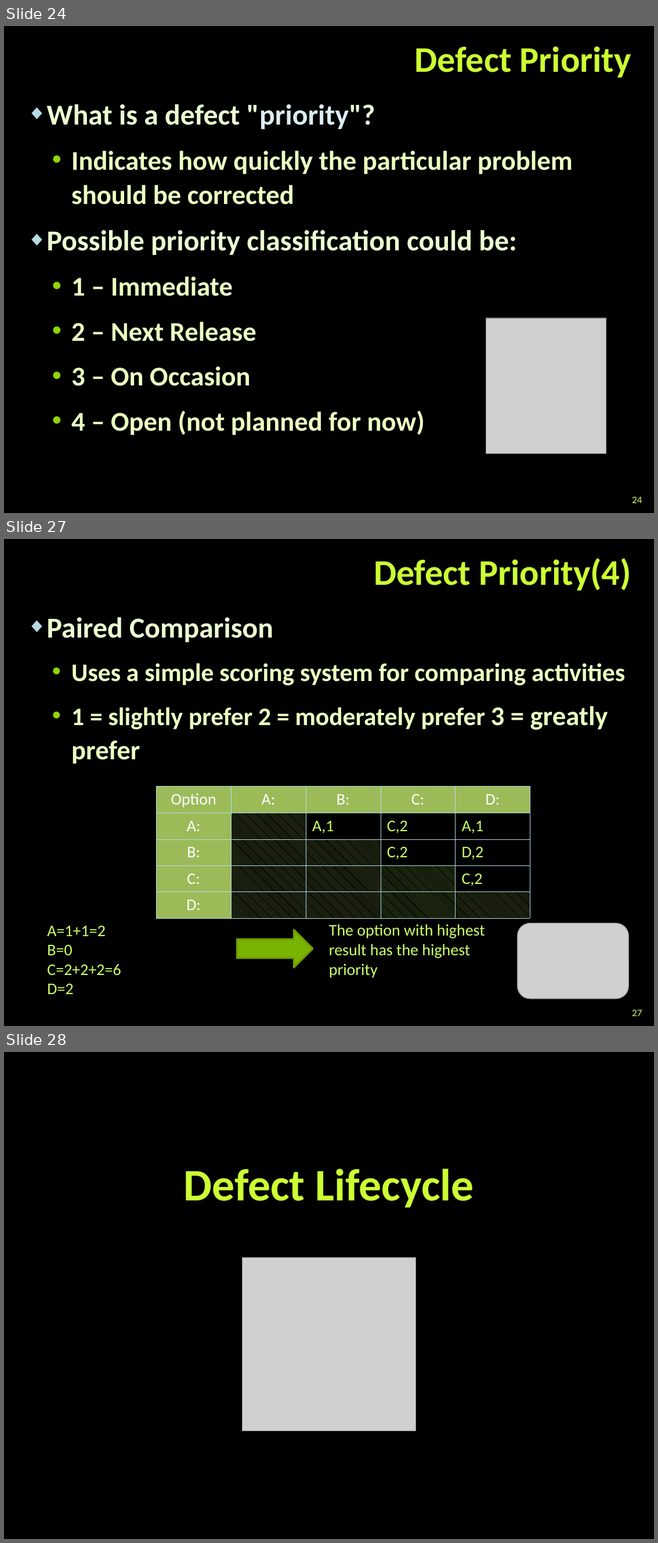
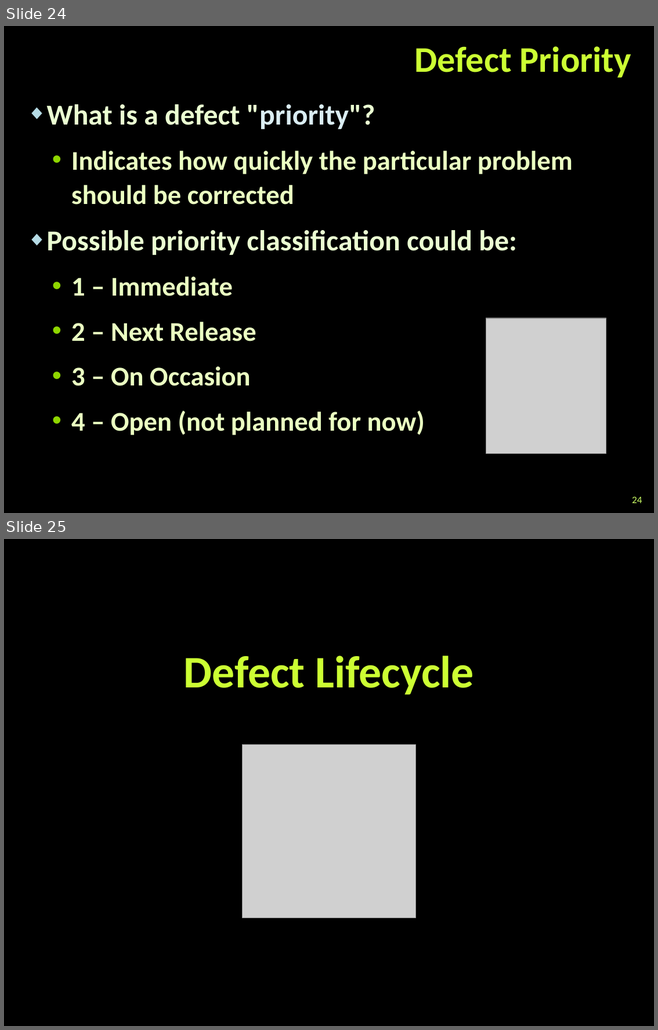
Before and after one commit to TelerikAcademy/QA-Academy, a slide deck: 06. Incident Management/Incident Management.pptx. Shown one above the other, each under a label of ours: slides 24, 27 and 28 before the commit, slides 24 and 25 after it; the slides between them are not shown. The pictures are 658x1543 and 658x1030 pixels, drawn with LibreOffice and Linux fonts; fonts in the diff are those of the drawing; grey boxes stand for pictures; background and template pictures are left out. Boxes give left, top, right and bottom in pixels: in the first picture for what was removed or moved away, otherwise in the second. Text is boxed around its words. In the diff, an @@ line names an element or a change of style, - is before the commit and + after.

```diff
--- a/06. Incident Management/Incident Management.pptx
+++ b/06. Incident Management/Incident Management.pptx
@@ slide 27 removed at box(4, 539, 654, 1026), background picture (left out) @@
@@ title removed at box(373, 558, 630, 591) @@
-Defect Priority(4)
@@ text removed at box(47, 617, 625, 764) @@
-◆ Paired Comparison
-  • Uses a simple scoring system for comparing activities
-  • 1 = slightly prefer 2 = moderately prefer 3 = greatly prefer
@@ table removed at box(156, 787, 529, 917), 5 rows, 5 columns @@
-Option | A: | B: | C: | D:
-A: |  | A,1 | C,2 | A,1
-B: |  |  | C,2 | D,2
-C: |  |  |  | C,2
-D: |  |  |  | 
@@ text removed at box(47, 926, 121, 994) @@
-A=1+1=2
-B=0
-C=2+2+2=6
-D=2
@@ right arrow removed at box(237, 930, 313, 968) @@
@@ text removed at box(329, 924, 485, 978) @@
-The option with highest result has the highest priority
@@ picture removed at box(517, 924, 628, 999) @@
@@ page number removed at box(632, 1010, 641, 1016) @@
-27
@@ what was slide 28 is now slide 25 @@
```
Also in this commit, not shown: 2 other slides removed.
